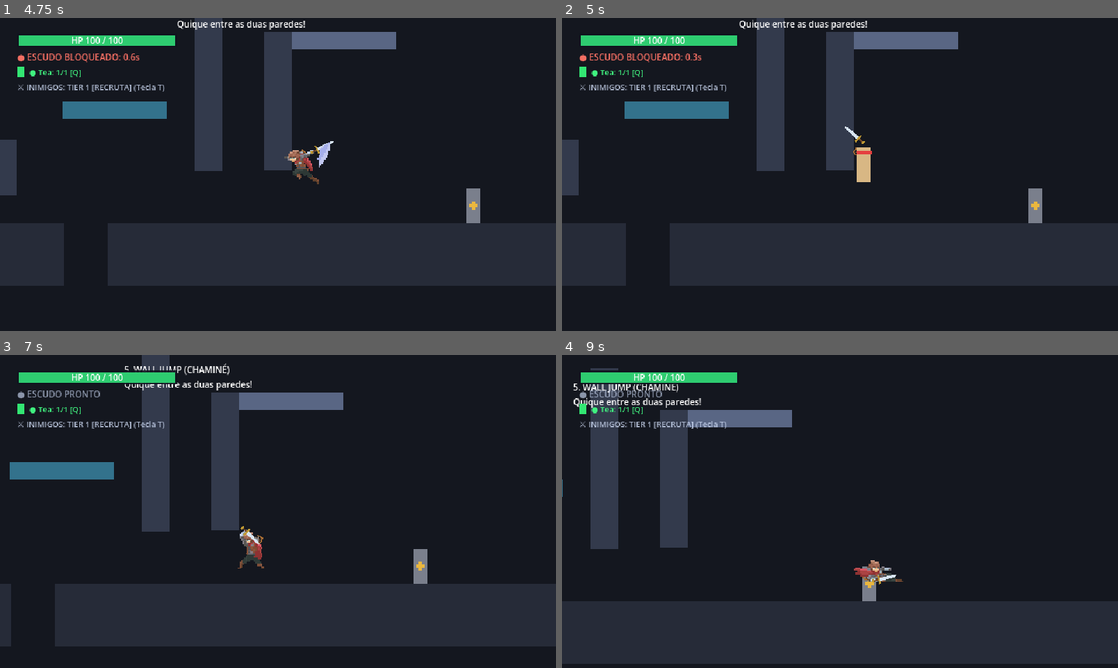
Above: before the commit, frames 1-4 (two rows, left to right).
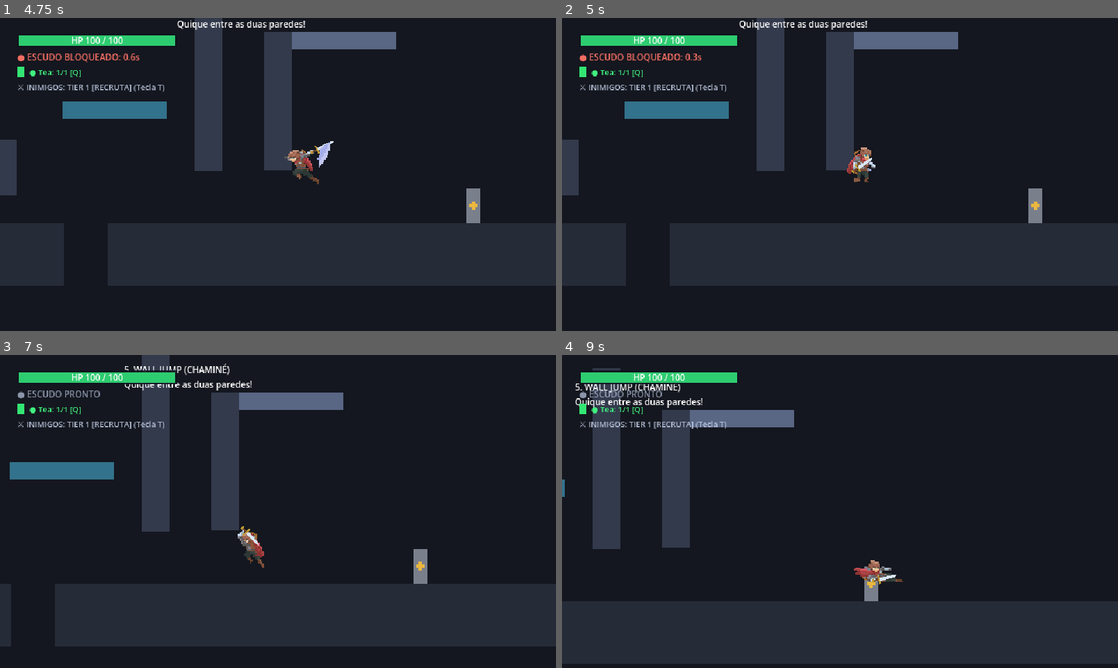
Above: after the commit, the same moments.

Repository: Theadrill/Godot-Roguelike-Prototype
Game: Godot game, scene res://src/world/movement_gym.tscn
Two runs of this game, one before a commit and one after it. Both use one fixed random seed, a clock stepped at 60 frames per second and the inputs below.
Inputs (mouse positions are in pixels of both pictures, inside the frame that each line leads up to):
- Up to frame 1 (4.75 s): tap A (move_left) at 0.5, 1.25, 2, 3.5, 4.25 s; move the mouse to (400, 158) at 0.52 s; press the mouse at (400, 158) at 0.53 s; hold D (move_right) 0.53-2.03 s; tap Space (jump) at 0.77, 1.07, 1.52, 1.55, 1.82, 3.02, 3.32, 3.77, 3.8, 4.07, 4.52 s; tap Shift (roll) at 0.8, 1.35, 3.05 s; move the mouse to (166, 190) at 1.27 s; release the mouse at (166, 190) at 1.28 s; move the mouse to (333, 105) at 2.02 s; hold A (move_left) 2.03-2.78 s; hold Space (jump) 2.03-2.78 s; click (333, 105) at 2.3 s; move the mouse to (250, 237) at 2.77 s; hold D (move_right) 2.78-4.28 s; click (250, 237) at 2.85 s; move the mouse to (444, 221) at 3.52 s; hold Right mouse button (defend) 3.53-4.28 s; move the mouse to (111, 127) at 4.27 s; hold A (move_left) from 4.28 s (still down); tap Q (heal) at 4.35 s; click (111, 127) at 4.55 s
- Up to frame 2 (5 s): keep holding A (move_left); tap Space (jump) at 4.82 s
- Up to frame 3 (7 s): move the mouse to (305, 511) at 5.02 s; release A (move_left) at 5.03 s; hold D (move_right) 5.03-5.78 s; hold E (interact) 5.03-5.78 s; click (305, 511) at 5.17 s; tap Shift (roll) at 5.3 s; move the mouse to (194, 433) at 5.77 s; hold A (move_left) from 5.78 s (still down); tap Keypad 2 (look_down) at 5.85 s; tap Space (jump) at 6.02, 6.05, 6.32, 6.77 s; move the mouse to (400, 495) at 6.52 s; press the mouse at (400, 495) at 6.53 s; tap Keypad 4 (look_left) at 6.6 s
- Up to frame 4 (9 s): tap Space (jump) at 7.07, 7.52, 7.82, 8.3 s; move the mouse to (728, 527) at 7.27 s; release A (move_left) at 7.28 s; release the mouse at (728, 527) at 7.28 s; hold D (move_right) from 7.28 s (still down); tap Keypad 6 (look_right) at 7.35 s; click (728, 527) at 7.42 s; tap Shift (roll) at 7.55, 8.85 s; move the mouse to (895, 442) at 8.02 s; hold Keypad 8 (look_up) 8.03-8.78 s; move the mouse to (812, 574) at 8.77 s

Frame 1 is identical in both runs. In frame 2, 0.4% of the frame differs, in the area x 50-57%, y 34-53%; in frame 3, 0.3%; in frame 4, 1.4%, in the area x 0-57%, y 4-79%.

Commit message:
feat(player): unify directional attacks to standing/air combos and reuse existing sprites

Diff:
--- a/src/combat/sets/set_axe_heavy.tres
+++ b/src/combat/sets/set_axe_heavy.tres
@@ -28,7 +28,7 @@
 script = ExtResource("2_step_script")
 step_label = "Golpe 2 - Golpe Frontal"
 body_animation = &"attack2"
-air_body_animation = &"air_attack2"
+air_body_animation = &"air_attack1"
 duration = 0.44
 forward_impulse = 65.0
 damage_multiplier = 1.25
--- a/src/combat/sets/set_dagger_fast.tres
+++ b/src/combat/sets/set_dagger_fast.tres
@@ -30,7 +30,7 @@
 script = ExtResource("2_step_script")
 step_label = "Golpe 2 - Estocada Rápida"
 body_animation = &"attack2"
-air_body_animation = &"air_attack2"
+air_body_animation = &"air_attack1"
 duration = 0.24
 forward_impulse = 75.0
 damage_multiplier = 1.25
--- a/src/combat/sets/set_sword_standard.tres
+++ b/src/combat/sets/set_sword_standard.tres
@@ -24,7 +24,7 @@
 script = ExtResource("2_step_script")
 step_label = "Golpe 2 - Corte / Estocada"
 body_animation = &"attack2"
-air_body_animation = &"air_attack2"
+air_body_animation = &"air_attack1"
 forward_impulse = 100.0
 damage_multiplier = 1.25
 next_step_window = 0.675
--- a/src/entities/player/states/attack_state.gd
+++ b/src/entities/player/states/attack_state.gd
@@ -60,7 +60,12 @@
 		current_step = 0
 		last_completed_step = -1
 		queued_combo_presses = 0
-		# Windup pose: pull weapon back
+		# Windup pose: hold attack1 frame 0 and pull weapon back
+		player.play_animation(&"attack1")
+		if player.player_sprite:
+			player.player_sprite.pause()
+			player.player_sprite.frame = 0
+			player._update_weapon_socket_for_frame(&"attack1", 0)
 		if player.main_hand_socket:
 			player.main_hand_socket.rotation_degrees = -65.0
 		return
@@ -105,54 +110,29 @@
 	if abs(input_dir) > 0.1:
 		player.update_facing(input_dir)
 
-	var is_upward: bool = player.is_upward_attack_requested()
-	var is_downward: bool = player.is_crouch_requested()
-
 	var weapon_type: String = player._detect_weapon_type_string(player.weapon)
 	var is_melee_combo: bool = weapon_type in ["sword", "hammer", "dagger", "axe"]
 
-	if is_upward:
-		player.velocity.x = 0.0
-		if player.hitbox.has_node("CollisionShape2D"):
-			player.hitbox.get_node("CollisionShape2D").position = Vector2(0.0, -36.0)
-			(player.hitbox.get_node("CollisionShape2D").shape as RectangleShape2D).size = Vector2(32.0, 32.0)
-		player.hitbox.knockback_direction = Vector2(player.facing_direction * 0.15, -1.0).normalized()
-	elif is_downward:
-		if not player.is_on_floor():
-			# Midair downward slash: maintain pure fall speed, zero upward bounce
-			player.velocity.x = 0.0
-			if player.hitbox.has_node("CollisionShape2D"):
-				player.hitbox.get_node("CollisionShape2D").position = Vector2(0.0, 6.0)
-				(player.hitbox.get_node("CollisionShape2D").shape as RectangleShape2D).size = Vector2(32.0, 28.0)
-			player.hitbox.knockback_direction = Vector2(player.facing_direction * 0.15, 1.0).normalized()
-		else:
-			# Ground low crouch sweep
-			_pending_forward_impulse = 25.0
-			player.velocity.x = player.facing_direction * 8.0
-			if player.hitbox.has_node("CollisionShape2D"):
-				player.hitbox.get_node("CollisionShape2D").position = Vector2(20.0, -10.0)
-				(player.hitbox.get_node("CollisionShape2D").shape as RectangleShape2D).size = Vector2(32.0, 20.0)
-			player.hitbox.knockback_direction = Vector2(player.facing_direction, -0.1).normalized()
-	else:
-		# Forward physical step synchronized with windup -> active slash release (Dead Cells / Blasphemous pattern)
-		var impulse_mult: float = 1.0 + charge_ratio * 0.4
-		var base_impulse: float = player.weapon.get_step_impulse(current_step) if player.weapon else 80.0
-		var forward_impulse: float = base_impulse * impulse_mult
-		_pending_forward_impulse = forward_impulse
-		# Slight foot shift during windup; full lunge unleashes on the active slash frame!
-		player.velocity.x = player.facing_direction * (forward_impulse * 0.25)
-		if player.hitbox.has_node("CollisionShape2D"):
-			var hb_metrics: Dictionary = player.weapon.get_step_hitbox_metrics(current_step, is_airborne) if player.weapon else {"position": Vector2(20.0, -20.0), "size": Vector2(32.0, 28.0)}
-			player.hitbox.get_node("CollisionShape2D").position = hb_metrics["position"]
-			(player.hitbox.get_node("CollisionShape2D").shape as RectangleShape2D).size = hb_metrics["size"]
-		player.hitbox.knockback_direction = Vector2(player.facing_direction, -0.2).normalized()
+	# Forward physical step synchronized with windup -> active slash release (Dead Cells / Blasphemous pattern).
+	# Upward / crouched / mid-air downward inputs execute the standard directional-neutral combo (except weapons with air_plunge).
+	var impulse_mult: float = 1.0 + charge_ratio * 0.4
+	var base_impulse: float = player.weapon.get_step_impulse(current_step) if player.weapon else 80.0
+	var forward_impulse: float = base_impulse * impulse_mult
+	_pending_forward_impulse = forward_impulse
+	# Slight foot shift during windup; full lunge unleashes on the active slash frame!
+	player.velocity.x = player.facing_direction * (forward_impulse * 0.25)
+	if player.hitbox.has_node("CollisionShape2D"):
+		var hb_metrics: Dictionary = player.weapon.get_step_hitbox_metrics(current_step, is_airborne) if player.weapon else {"position": Vector2(20.0, -20.0), "size": Vector2(32.0, 28.0)}
+		player.hitbox.get_node("CollisionShape2D").position = hb_metrics["position"]
+		(player.hitbox.get_node("CollisionShape2D").shape as RectangleShape2D).size = hb_metrics["size"]
+	player.hitbox.knockback_direction = Vector2(player.facing_direction, -0.2).normalized()
 
 	# When on ground, clamp vertical speed to 0; when in air, fall naturally unless an enemy is hit (_on_attack_hit_landed)
 	_is_air_stall_active = false
 	if player.is_on_floor():
 		player.velocity.y = 0.0
 		player.set_meta("air_stall_steps", 0)
-	elif not is_upward and not is_downward and is_melee_combo:
+	elif is_melee_combo:
 		player.velocity.x = player.facing_direction * (_pending_forward_impulse * 0.15)
 
 	# Setup active hitbox metrics with scaling per combo step and charge ratio
@@ -182,7 +162,7 @@
 	_is_plunge_active = false
 
 	# Dedicated combo animation on normal ground and air attacks for melee weapons (sword, hammer, dagger, axe)
-	if not is_upward and not is_downward and is_melee_combo:
+	if is_melee_combo:
 		var anim_name: StringName = player.weapon.get_step_body_animation(current_step, is_airborne) if player.weapon else (&"air_attack1" if is_airborne else &"attack1")
 		if player.player_sprite and player.player_sprite.sprite_frames and not player.player_sprite.sprite_frames.has_animation(anim_name):
 			# Fallback seguro: se air_attack2 / air_attack3 ainda não estiverem no SpriteFrames, usa a animação do chão correspondente (ou air_attack1)
@@ -221,7 +201,7 @@
 		if player.player_sprite:
 			player.player_sprite.speed_scale = 1.0
 
-	player.set_slash_visual(true, current_step, is_upward, is_downward)
+	player.set_slash_visual(true, current_step, false, false)
 	_update_active_hitbox_window()
 
 func exit() -> void:
@@ -488,16 +468,13 @@
 
 	# Normal melee attack in air: apply short finite mid-air brake ONLY when hitting an enemy!
 	if not player.is_on_floor() and not _is_air_stall_active:
-		var is_upward: bool = player.is_upward_attack_requested()
-		var is_downward: bool = player.is_crouch_requested()
-		if not is_upward and not is_downward:
-			var used_stalls: int = int(player.get_meta("air_stall_steps", 0)) if player.has_meta("air_stall_steps") else 0
-			var max_stalls: int = maxi(1, player.weapon.get_combo_step_count()) if player.weapon else 3
-			if used_stalls < max_stalls:
-				_is_air_stall_active = true
-				player.set_meta("air_stall_steps", used_stalls + 1)
-				player.velocity.y = 0.0
-				player.velocity.x *= 0.35
+		var used_stalls: int = int(player.get_meta("air_stall_steps", 0)) if player.has_meta("air_stall_steps") else 0
+		var max_stalls: int = maxi(1, player.weapon.get_combo_step_count()) if player.weapon else 3
+		if used_stalls < max_stalls:
+			_is_air_stall_active = true
+			player.set_meta("air_stall_steps", used_stalls + 1)
+			player.velocity.y = 0.0
+			player.velocity.x *= 0.35
 
 func _enter_plunge_impact(in_midair: bool) -> void:
 	if _plunge_phase == PlungePhase.IMPACT or _plunge_phase == PlungePhase.RECOVERY:
--- a/src/entities/player/states/crouch_state.gd
+++ b/src/entities/player/states/crouch_state.gd
@@ -41,14 +41,18 @@
 		state_machine.transition_to("jump")
 		return
 
-	# Attack from crouch (supports holding button)
+	# Attack from crouch (supports holding button): stand up and execute normal attack,
+	# but block if there is a low ceiling preventing standing up (Dead Cells pattern).
 	if (Input.is_action_pressed("attack_primary") or player.attack_buffer_timer > 0.0) and player.can_attack():
+		player.ceiling_check.force_raycast_update()
+		if not player.ceiling_check.is_colliding():
+			player.attack_buffer_timer = 0.0
+			if player.is_ranged_weapon_equipped():
+				state_machine.transition_to("rangedattack")
+			else:
+				state_machine.transition_to("attack")
+			return
 		player.attack_buffer_timer = 0.0
-		if player.is_ranged_weapon_equipped():
-			state_machine.transition_to("rangedattack")
-		else:
-			state_machine.transition_to("attack")
-		return
 
 	# Guard / Parry from crouch
 	if Input.is_action_just_pressed("defend") and player.can_defend():
--- a/src/entities/player/states/ground_slam_state.gd
+++ b/src/entities/player/states/ground_slam_state.gd
@@ -7,6 +7,8 @@
 var player: Player
 var has_impacted: bool = false
 var impact_recovery_timer: float = 0.0
+var _dive_loop_accum: float = 0.0
+var _dive_frame: int = 1
 
 @export_range(600.0, 1400.0, 50.0, "suffix:px/s") var slam_speed: float = 950.0
 @export_range(10.0, 100.0, 5.0) var slam_damage: float = 40.0
@@ -19,10 +21,16 @@
 	player.can_double_jump = false
 	has_impacted = false
 	impact_recovery_timer = 0.0
+	_dive_loop_accum = 0.0
+	_dive_frame = 1
 	player.velocity.x = 0.0
 	player.velocity.y = slam_speed
 
-	player.play_animation(&"roll")
+	player.play_animation(&"air_attack3")
+	if player.player_sprite:
+		player.player_sprite.pause()
+		player.player_sprite.frame = _dive_frame
+		player._update_weapon_socket_for_frame(&"air_attack3", _dive_frame)
 
 	if player.visual:
 		player.visual.scale = Vector2(float(player.facing_direction), 1.0)
@@ -39,6 +47,15 @@
 
 func physics_update(delta: float) -> void:
 	if not has_impacted:
+		# Cycle dive frames (1..3) of air_attack3 during descent
+		_dive_loop_accum += delta * 12.0
+		if _dive_loop_accum >= 1.0:
+			_dive_loop_accum -= 1.0
+			_dive_frame = 1 + ((_dive_frame - 1 + 1) % 3)
+			if player.player_sprite:
+				player.player_sprite.frame = _dive_frame
+				player._update_weapon_socket_for_frame(&"air_attack3", _dive_frame)
+
 		# Lock horizontal velocity, drive downwards at slam speed
 		player.velocity.x = 0.0
 		player.velocity.y = slam_speed
@@ -47,18 +64,10 @@
 		if player.is_on_floor():
 			_on_slam_impact()
 	else:
-		# Impact squash recovery
+		# Impact recovery holding crouch pose
 		impact_recovery_timer -= delta
 		player.velocity = Vector2.ZERO
 		player.move_and_slide()
-
-		if player.visual:
-			var face: float = float(player.facing_direction)
-			var t: float = 1.0 - clampf(impact_recovery_timer / maxf(impact_recovery, 0.001), 0.0, 1.0)
-			# Springs smoothly from squashed knee-impact (1.45, 0.52) back to normal (1.0, 1.0)
-			var cur_x: float = lerpf(1.45, 1.0, t * t)
-			var cur_y: float = lerpf(0.52, 1.0, t * t)
-			player.visual.scale = Vector2(face * cur_x, cur_y)
 
 		if impact_recovery_timer <= 0.0:
 			if player.visual:
@@ -79,10 +88,6 @@
 
 	player.play_animation(&"crouch")
 
-	# Heavy impact squash: flattens down against the floor on contact
-	if player.visual:
-		player.visual.scale = Vector2(1.45 * float(player.facing_direction), 0.52)
-
 	# Heavy tactile rumble & screen hitstop
 	CombatFeedback.apply_hit_feedback(0.08, 0.7, 1.0, 0.18)
 
--- a/src/entities/player/states/hard_landing_state.gd
+++ b/src/entities/player/states/hard_landing_state.gd
@@ -13,11 +13,7 @@
 	player = character as Player
 	player.velocity = Vector2.ZERO
 	recovery_timer = 0.0
-	player.play_animation(&"idle")
-
-	# Squash on knee impact: squashed Y (crouch height) and wider X
-	var face: float = float(player.facing_direction)
-	player.visual.scale = Vector2(face * 1.25, 0.55)
+	player.play_animation(&"crouch")
 
 func exit() -> void:
 	var face: float = float(player.facing_direction)
@@ -28,16 +24,10 @@
 	player.velocity.x = 0.0
 	recovery_timer += delta
 
-	var face: float = float(player.facing_direction)
-	var t: float = clampf(recovery_timer / maxf(player.hard_landing_duration, 0.01), 0.0, 1.0)
-	# Smooth easing: springs up from squashed knee-impact to standing
-	var current_scale_y: float = lerpf(0.55, 1.0, t * t)
-	var current_scale_x: float = lerpf(1.25, 1.0, t * t)
-	player.visual.scale = Vector2(face * current_scale_x, current_scale_y)
-
 	player.move_and_slide()
 
 	if recovery_timer >= player.hard_landing_duration:
+		var face: float = float(player.facing_direction)
 		player.visual.scale = Vector2(face, 1.0)
 		var h_dir: float = Input.get_axis("move_left", "move_right")
 		if absf(h_dir) > 0.1:
--- a/src/entities/player/states/wall_jump_state.gd
+++ b/src/entities/player/states/wall_jump_state.gd
@@ -31,6 +31,11 @@
 	player.velocity.y = player.wall_jump_vertical
 	player.update_facing(wall_normal.x)
 	player.fall_peak_y = player.global_position.y
+	player.play_animation(&"jump")
+
+func exit() -> void:
+	if player:
+		player.stop_animation()
 
 func physics_update(delta: float) -> void:
 	input_lock_timer -= delta
Not shown, changed: docs/TODO.md
